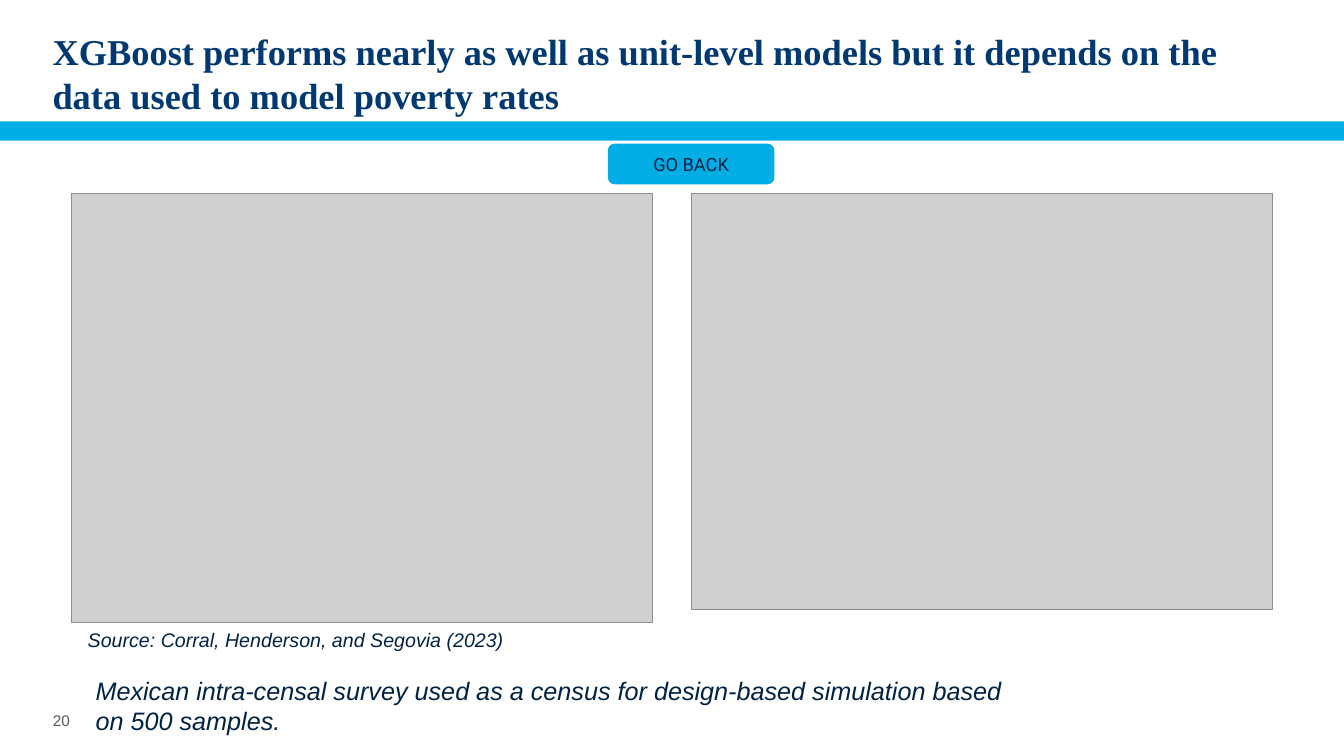
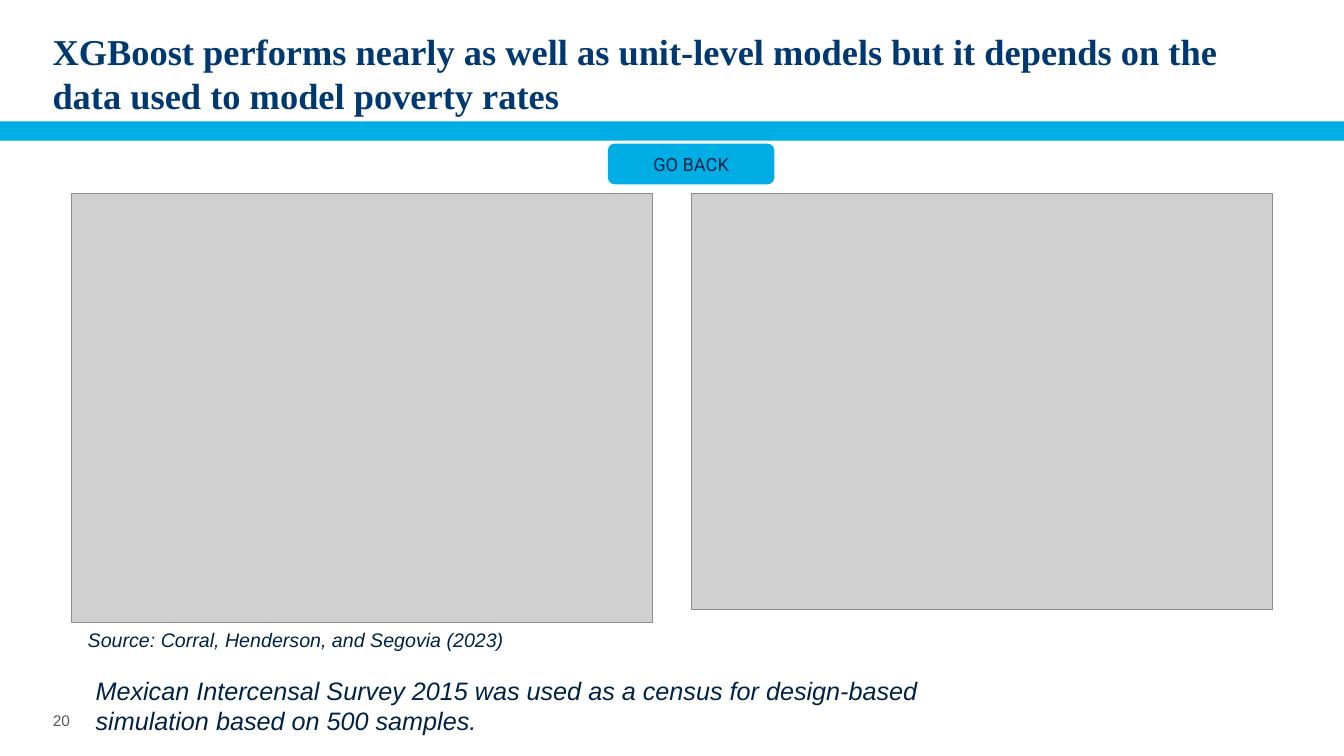
Before and after one commit to pcorralrodas/wb_sae_training, a slide deck: slide 20 of 02.Area_level_models/03.presentation/Off_census_years_sae.pptx. Drawn at 1344x756 pixels with LibreOffice and Linux fonts; fonts in the diff are those of the drawing; grey boxes stand for pictures; background and template pictures are left out. Boxes give left, top, right and bottom in pixels: in the first picture for what was removed or moved away, otherwise in the second. Text is boxed around its words. In the diff, an @@ line names an element or a change of style, - is before the commit and + after.

Commit message:
Update Off_census_years_sae.pptx
Modified and simplified presentation. Added a slide about Accuracy and precision in the evaluation of estimates' section.

```diff
--- a/02.Area_level_models/03.presentation/Off_census_years_sae.pptx
+++ b/02.Area_level_models/03.presentation/Off_census_years_sae.pptx
@@ text at <box>96,681,917,736</box>: text changed @@
-Mexican intra-censal survey used as a census for design-based simulation based on 500 samples.
+Mexican Intercensal Survey 2015 was used as a census for design-based simulation based on 500 samples.
```
Also in this commit, not shown: 10 other slides changed, 1 slide added, 1 slide removed.
